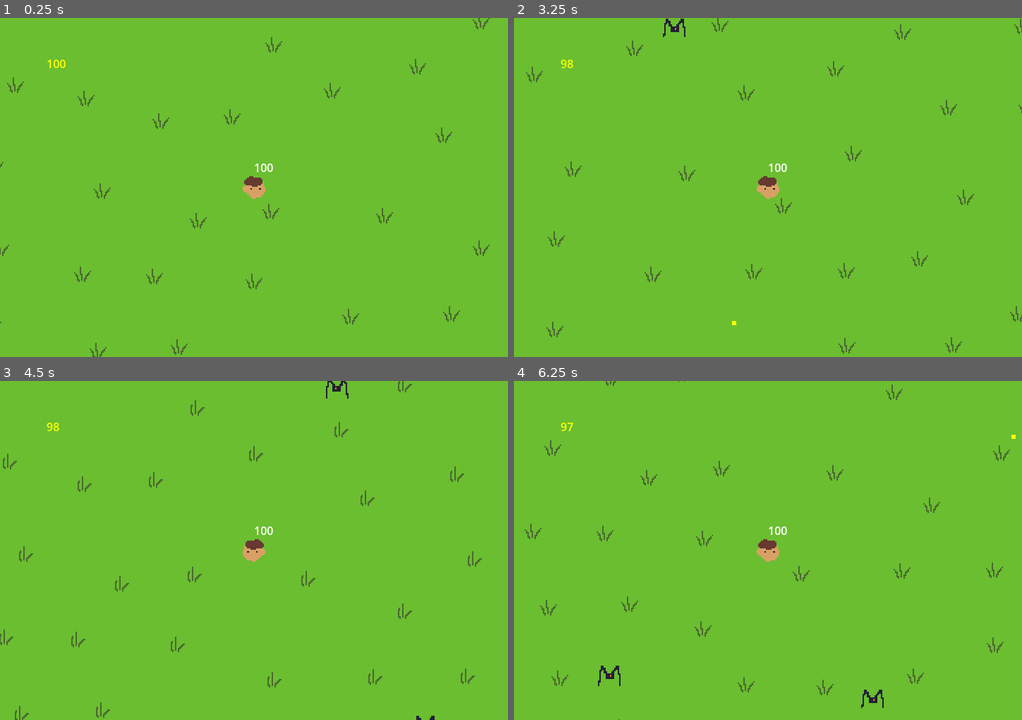
Above: before the commit, frames 1-4 (two rows, left to right).
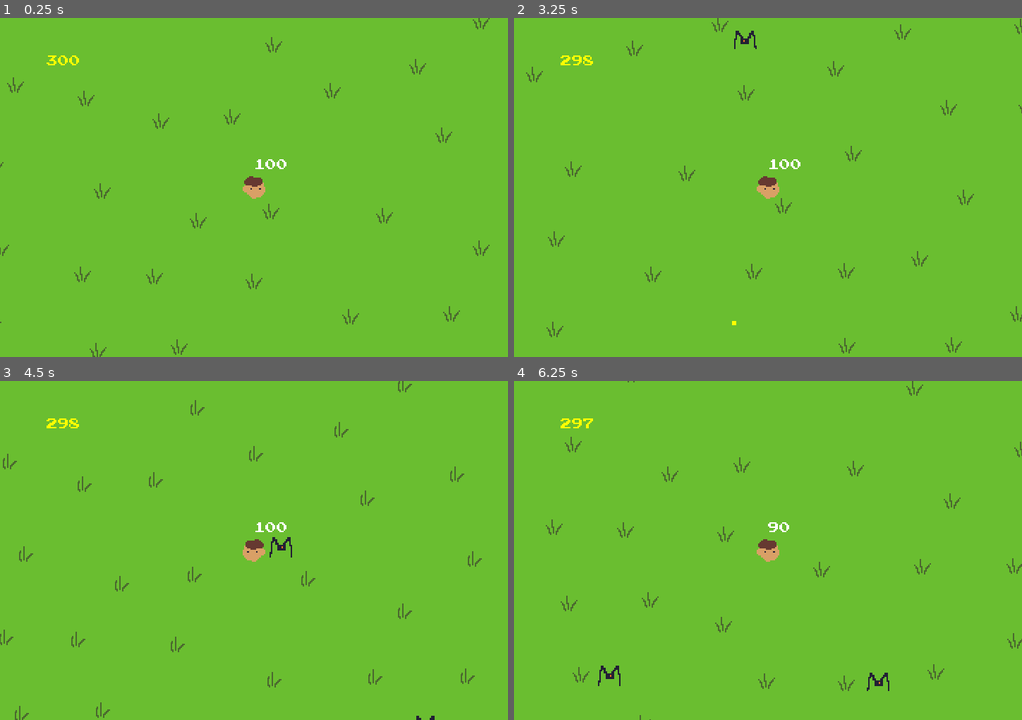
Above: after the commit, the same moments.

Repository: alecray/2d-game
Game: Godot game, scene res://scenes/main.tscn
Two runs of this game, one before a commit and one after it. Both use one fixed random seed, a clock stepped at 60 frames per second and the inputs below.
Inputs (mouse positions are in pixels of both pictures, inside the frame that each line leads up to):
- Up to frame 1 (0.25 s): no input
- Up to frame 2 (3.25 s): move the mouse to (879, 170) at 0.52 s; hold D 0.53-1.28 s; click (879, 170) at 0.67 s; move the mouse to (666, 204) at 1.27 s; hold S 1.28-2.03 s; move the mouse to (818, 112) at 2.02 s; hold D 2.03-2.78 s; move the mouse to (742, 255) at 2.77 s; hold W from 2.78 s (still down); click (742, 255) at 2.92 s
- Up to frame 3 (4.5 s): move the mouse to (406, 601) at 3.52 s; release W at 3.53 s; hold A from 3.53 s (still down); move the mouse to (101, 499) at 4.27 s
- Up to frame 4 (6.25 s): move the mouse to (793, 550) at 5.02 s; release A at 5.03 s; hold S 5.03-5.78 s; click (793, 550) at 5.17 s; move the mouse to (691, 465) at 5.77 s; hold D from 5.78 s (still down)

The runs differ from the first frame. In frame 1, 0.2% of the frame differs, in the area x 9-57%, y 11-46%; in frame 2, 0.4%; in frame 3, 0.4%; in frame 4, 1.9%, in the area x 2-100%, y 0-100%.

Commit message:
add ammo and health drops, Press Start 2P font, enemy cap, and logarithmic spawn scaling
Co-Authored-By: Claude Sonnet 4.6 <noreply@anthropic.com>

Diff:
--- a/scenes/main.gd
+++ b/scenes/main.gd
@@ -4,10 +4,10 @@
 const ENEMY_SCENE = preload("res://prefabs/enemies/enemy1.tscn")
 const GRASS_SCENE = preload("res://prefabs/environment/grass1.tscn")
 const BASE_SPAWN_INTERVAL = 2.0  # starting time between enemy spawns
-const MIN_SPAWN_INTERVAL = 0.01  # fastest the spawner can ever get
-const SPAWN_INTERVAL_REDUCTION = 0.05  # seconds shaved off per kill
+const MIN_SPAWN_INTERVAL = 0.25  # fastest the spawner can ever get
 const SPAWN_DISTANCE = 300.0
-const KILLS_PER_EXTRA_ENEMY = 10  # one extra enemy spawned per tick for every N kills
+const KILLS_PER_EXTRA_ENEMY = 30  # one extra enemy spawned per tick for every N kills
+const MAX_ENEMIES = 100
 
 @onready var player = $CharacterBody2D_Player
 @onready var grass_parent = $GrassParent
@@ -15,7 +15,8 @@
 
 func _get_spawn_interval() -> float:
 	var kills = get_node("/root/GameState").kills
-	return max(MIN_SPAWN_INTERVAL, BASE_SPAWN_INTERVAL - kills * SPAWN_INTERVAL_REDUCTION)
+	# logarithmic curve: drops quickly in early kills, then levels off into a steady rate
+	return max(MIN_SPAWN_INTERVAL, BASE_SPAWN_INTERVAL / (1.0 + log(kills + 1)))
 
 func _get_spawn_count() -> int:
 	var kills = get_node("/root/GameState").kills
@@ -30,8 +31,10 @@
 func _process(delta: float) -> void:
 	spawn_timer -= delta
 	if spawn_timer <= 0:
+		var current = get_tree().get_nodes_in_group("enemy").size()
 		for i in _get_spawn_count():
-			spawn_enemy()
+			if current + i < MAX_ENEMIES:
+				spawn_enemy()
 		spawn_timer = _get_spawn_interval()
 
 ## Spawns an enemy at random distance/angle from player
--- a/scenes/main.tscn
+++ b/scenes/main.tscn
@@ -4,6 +4,7 @@
 [ext_resource type="Texture2D" uid="uid://c0gxy12jx3ry4" path="res://assets/sprites/backgrounds/background-1.png" id="1_o5qli"]
 [ext_resource type="Texture2D" uid="uid://sulbw2ssknko" path="res://assets/sprites/characters/character1.png" id="2_0wfyh"]
 [ext_resource type="Script" uid="uid://cc5lka85pb1ok" path="res://scripts/characters/player.gd" id="2_sugp2"]
+[ext_resource type="FontFile" path="res://assets/fonts/PressStart2P-Regular.ttf" id="3_font"]
 
 [sub_resource type="RectangleShape2D" id="RectangleShape2D_o5qli"]
 size = Vector2(32, 32)
@@ -55,11 +56,13 @@
 offset_right = 68.0
 offset_bottom = 35.0
 theme_override_colors/font_color = Color(1, 1, 0, 1)
+theme_override_fonts/font = ExtResource("3_font")
 
 [node name="Label_Health" type="Label" parent="CharacterBody2D_Player" unique_id=292366797]
 offset_top = -40.0
 offset_right = 40.0
 text = "100"
+theme_override_fonts/font = ExtResource("3_font")
 
 [node name="HurtBox" type="Area2D" parent="CharacterBody2D_Player" unique_id=1944499096]
 
--- a/scripts/characters/enemy.gd
+++ b/scripts/characters/enemy.gd
@@ -9,12 +9,24 @@
 const DAMAGE = 10              # damage dealt to player on contact
 const SEPARATION_RADIUS = 28.0 # enemies start pushing apart within this distance
 const SEPARATION_FORCE = 80.0  # strength of that push
+const FloatingText = preload("res://scripts/utils/floating_text.gd")
+
+# each enemy is assigned one drop type on spawn — 30% ammo, 30% health, 40% nothing
+enum DropType { NONE, AMMO, HEALTH }
+var drop_type = DropType.NONE
 
 var direction = Vector2.ZERO  # which way the enemy is currently moving
 var time_until_change = 0.0   # countdown until the next random direction change
 var current_speed = SPEED     # tracks speed as it smoothly ramps up/down
 
 func _ready() -> void:
+	# randomly assign this enemy's drop at spawn
+	var roll = randf()
+	if roll < 0.1:
+		drop_type = DropType.AMMO
+	elif roll < 0.2:
+		drop_type = DropType.HEALTH
+
 	# start the direction change timer at a random value so not all enemies turn at the same time
 	time_until_change = randf_range(0.5, CHANGE_DIRECTION_TIME)
 	pick_random_direction()
@@ -67,4 +79,21 @@
 ## Remove this enemy from the scene (called when hit by a bullet)
 func die() -> void:
 	get_node("/root/GameState").kills += 1
+	var player = get_tree().get_first_node_in_group("player")
+	if player:
+		if drop_type == DropType.AMMO:
+			player.ammo = player.MAX_AMMO
+			player.update_ammo_display()
+			_spawn_popup("AMMO!", Color(1, 1, 0, 1))
+		elif drop_type == DropType.HEALTH:
+			player.health = player.MAX_HEALTH
+			player.update_health_display()
+			_spawn_popup("HEALTH!", Color(0, 1, 0, 1))
 	queue_free()
+
+func _spawn_popup(text: String, color: Color) -> void:
+	var label = FloatingText.new()
+	label.text = text
+	label.add_theme_color_override("font_color", color)
+	get_parent().add_child(label)
+	label.global_position = global_position
--- a/scripts/characters/player.gd
+++ b/scripts/characters/player.gd
@@ -8,11 +8,12 @@
 const KNOCKBACK_FORCE = 300.0  # how hard enemies push the player back on contact
 const BULLET_SPAWN_OFFSET = 20.0  # how far in front of the player bullets spawn
 const FIRE_RATE = 0.1          # seconds between shots while holding the mouse button
+const MAX_AMMO = 300
 
 var health = MAX_HEALTH
 var damage_cooldown = 0.0  # counts down to zero between hits
 var fire_cooldown = 0.0    # counts down to zero between shots
-var ammo = 100
+var ammo = MAX_AMMO
 var knockback_velocity = Vector2.ZERO  # decays each frame, applied on top of movement
 
 func _ready() -> void:
--- /dev/null
+++ b/scripts/utils/floating_text.gd
@@ -0,0 +1,15 @@
+## Reusable floating text popup — spawn one, set its text and global_position, and it handles the rest.
+## The label floats upward and fades out over 0.8 seconds, then removes itself.
+## Usage: var label = FloatingText.new(); get_parent().add_child(label); label.global_position = ...
+extends Label
+
+const FONT = preload("res://assets/fonts/PressStart2P-Regular.ttf")
+
+func _ready() -> void:
+	add_theme_font_override("font", FONT)
+	z_index = 100          # render on top of game world objects
+	pivot_offset = size / 2  # center the label on its spawn point
+	var tween = create_tween()
+	tween.tween_interval(1.0)  # hold visible for 1 second before fading
+	tween.tween_property(self, "modulate:a", 0.0, 0.4)
+	tween.tween_callback(queue_free)  # remove from scene once animation finishes
Binary file added: assets/fonts/PressStart2P-Regular.ttf
Not shown, added: assets/fonts/PressStart2P-Regular.ttf.import
Not shown, added: scripts/utils/floating_text.gd.uid
